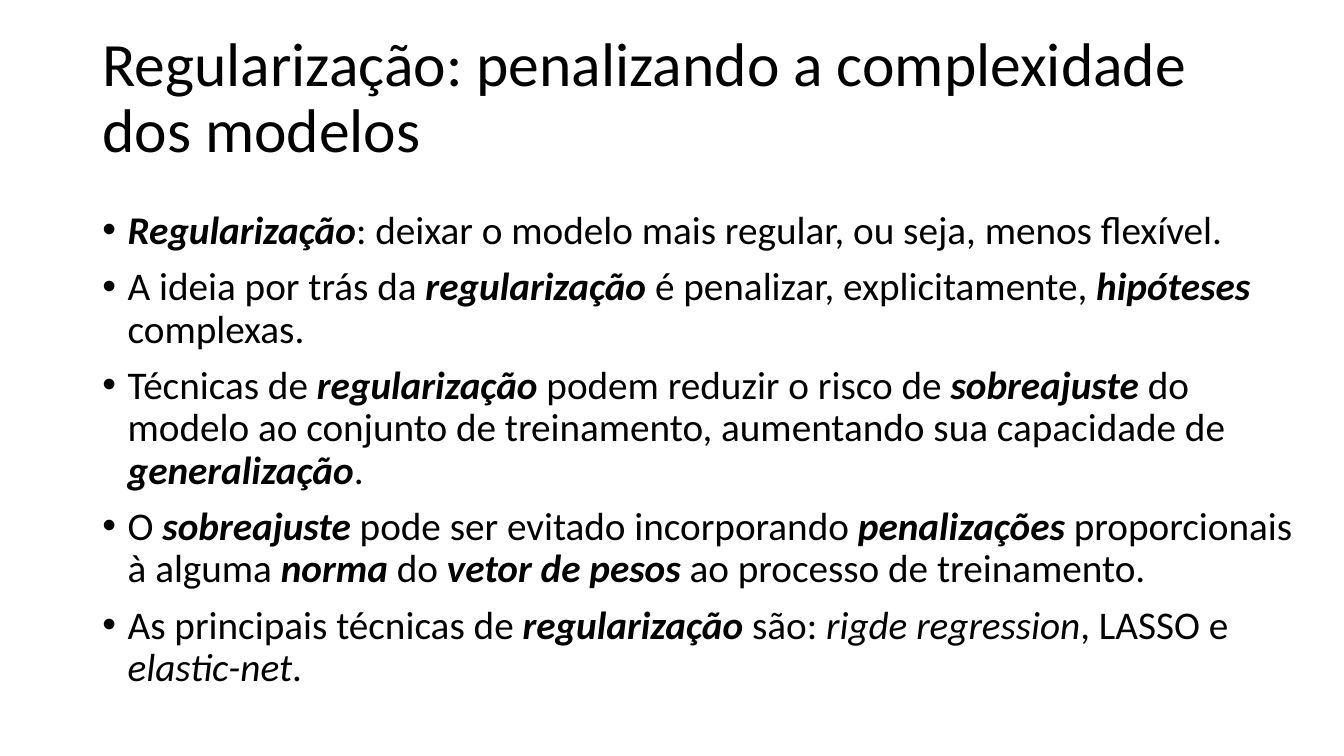
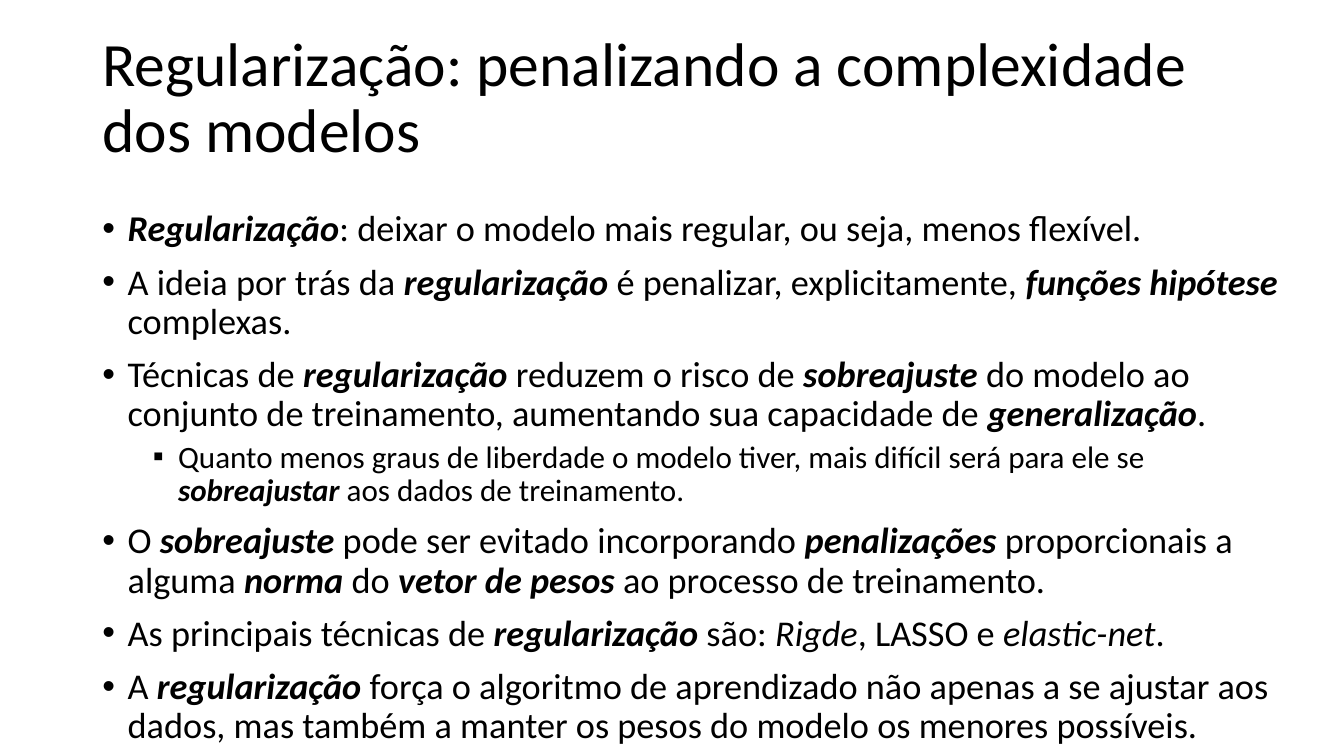
Before and after one commit to zz4fap/t319_aprendizado_de_maquina, a slide deck: slide 3 of slides/T319_Regressão_Linear (Parte VI).pptx. Drawn at 1344x756 pixels with LibreOffice and Linux fonts; fonts in the diff are those of the drawing. Boxes give left, top, right and bottom in pixels: in the first picture for what was removed or moved away, otherwise in the second. Text is boxed around its words. In the diff, an @@ line names an element or a change of style, - is before the commit and + after.

```diff
--- a/slides/T319_Regressão_Linear (Parte VI).pptx
+++ b/slides/T319_Regressão_Linear (Parte VI).pptx
@@ text at box(128, 215, 1141, 248): size 28 to 25.9 pt in "Regularização: deixar o modelo mais regular, ou ..." @@
@@ text at box(128, 269, 1277, 744): text changed; size 28 to 25.9 pt @@
-• A ideia por trás da regularização é penalizar, explicitamente, hipóteses complexas.
-• Técnicas de regularização podem reduzir o risco de sobreajuste do modelo ao conjunto de treinamento, aumentando sua capacidade de generalização.
-• O sobreajuste pode ser evitado incorporando penalizações proporcionais à alguma norma do vetor de pesos ao processo de treinamento.
-• As principais técnicas de regularização são: rigde regression, LASSO e elastic-net.
+• A ideia por trás da regularização é penalizar, explicitamente, funções hipótese complexas.
+• Técnicas de regularização reduzem o risco de sobreajuste do modelo ao conjunto de treinamento, aumentando sua capacidade de generalização.
+  ▪ Quanto menos graus de liberdade o modelo tiver, mais difícil será para ele se sobreajustar aos dados de treinamento.
+• O sobreajuste pode ser evitado incorporando penalizações proporcionais a alguma norma do vetor de pesos ao processo de treinamento.
+• As principais técnicas de regularização são: Rigde, LASSO e elastic-net.
+• A regularização força o algoritmo de aprendizado não apenas a se ajustar aos dados, mas também a manter os pesos do modelo os menores possíveis.
```
Also in this commit, not shown: 9 other slides changed, 3 other files.
